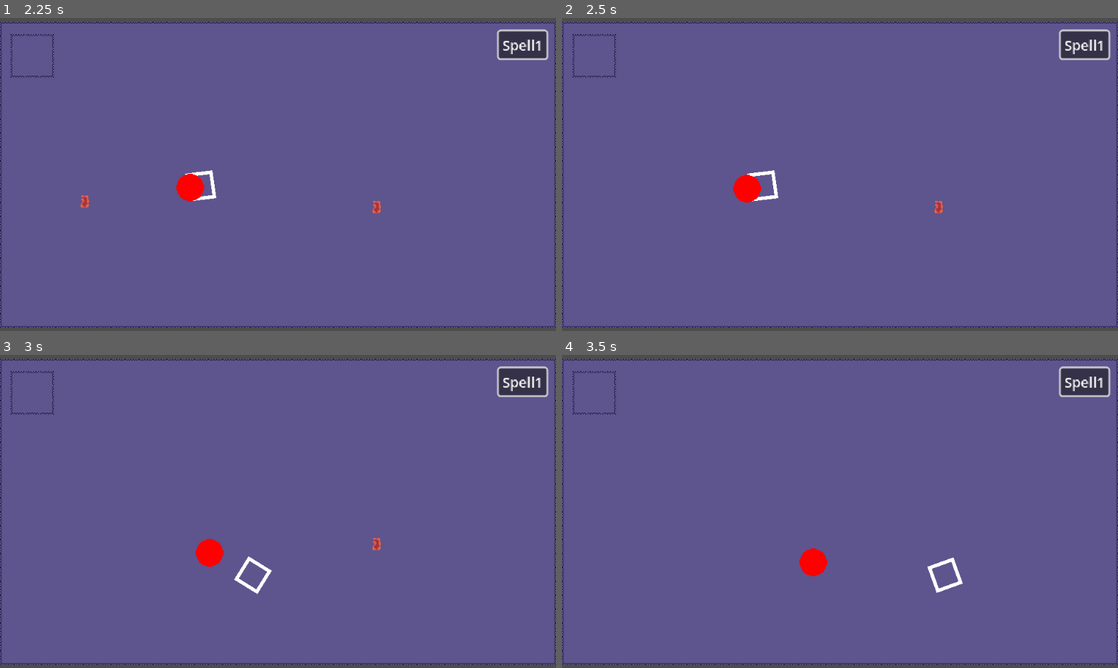
Above: before the commit, frames 1-4 (two rows, left to right).
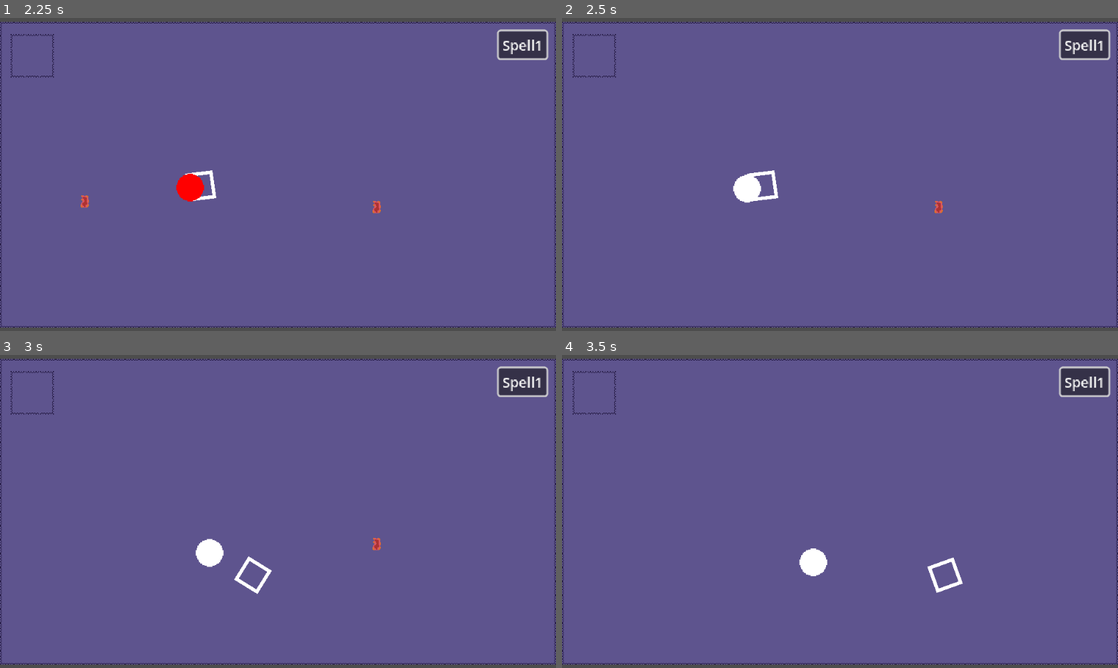
Above: after the commit, the same moments.

Repository: Enoxboo/Project-R
Game: Godot game, scene res://Levels/main_map.tscn
Two runs of this game, one before a commit and one after it. Both use one fixed random seed, a clock stepped at 60 frames per second and the inputs below.
Inputs (mouse positions are in pixels of both pictures, inside the frame that each line leads up to):
- Up to frame 1 (2.25 s): click "Spell1" at 0.5 s; tap Enter at 1.25 s; move the mouse to (400, 158) at 1.27 s; press the mouse at (400, 158) at 1.28 s; hold D (move_right) 1.28-2.03 s; move the mouse to (166, 190) at 2.02 s; release the mouse at (166, 190) at 2.03 s; hold S (move_down) from 2.03 s (still down); right-click (166, 190) at 2.1 s
- Up to frame 2 (2.5 s): keep holding S (move_down)
- Up to frame 3 (3 s): move the mouse to (333, 442) at 2.77 s; release S (move_down) at 2.78 s; hold D (move_right) from 2.78 s (still down); hold E (spell_2) from 2.78 s (still down)
- Up to frame 4 (3.5 s): keep holding D (move_right); keep holding E (spell_2)

Frame 1 is identical in both runs. In frame 2, 0.4% of the frame differs, in the area x 30-36%, y 50-60%; in frame 3, 0.3%; in frame 4, 0.4%.

Commit message:
feat(spell): add burn damage over time with visual

Diff:
--- a/Combat/hurtbox.gd
+++ b/Combat/hurtbox.gd
@@ -4,7 +4,16 @@
 
 
 func take_damage(amount: int, direction: Vector2, stun_duration: float) -> void:
+	print("ON-HIT : Before health = " + str(get_parent().current_health))
 	get_parent().current_health = max(0, get_parent().current_health - amount)
-	print("New health = " + str(get_parent().current_health))
+	print("ON-HIT : New health = " + str(get_parent().current_health))
 	var stun_time: float = max(0, stun_duration - get_parent().data.stun_resistance)
 	emit_signal("hit_received", direction, stun_time)
+
+func burn(amount: int, damage: int):
+	for time in amount:
+		get_parent().sprite.modulate = "RED"
+		get_parent().current_health = max(0, get_parent().current_health - damage)
+		await get_tree().create_timer(0.3).timeout
+		get_parent().sprite.modulate = "WHITE"
+		await get_tree().create_timer(0.7).timeout
--- a/Player/Spells/Fire/fire_ball.gd
+++ b/Player/Spells/Fire/fire_ball.gd
@@ -10,8 +10,7 @@
 var fireball_stun: float = 0.2
 
 func _on_area_entered(area: Area2D) -> void:
-	print("brulé")
-	area.get_parent().sprite.modulate = "RED"
+	area.burn(3, 1)
 
 func cast(player) -> bool:
 	if not super.cast(player):
